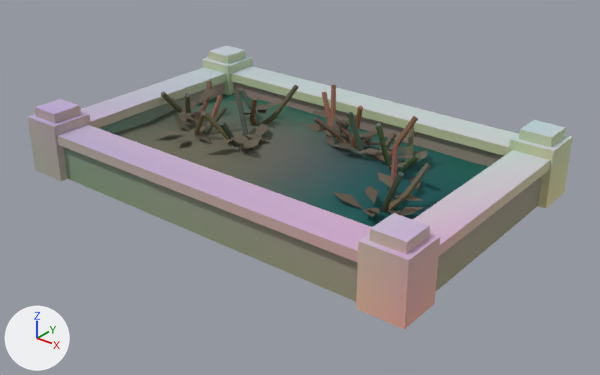
The glTF model assets/kit/garden_bed_dead.glb, before and after one commit.
Before and after are seen from a 50 mm camera at (2.44, -2.98, 1.83) aimed at (0.09, -0.05, 0.01). Lighting does not change. The marker at lower left points along +X, +Y and +Z. The picture after the commit comes second. Vertices at exactly the same position are counted once.

The first picture shows 'bed_coping', 'bed_curb', 'bed_soil', 'growth', 'stem_8_1', 'stem_8_2' and 24 more.
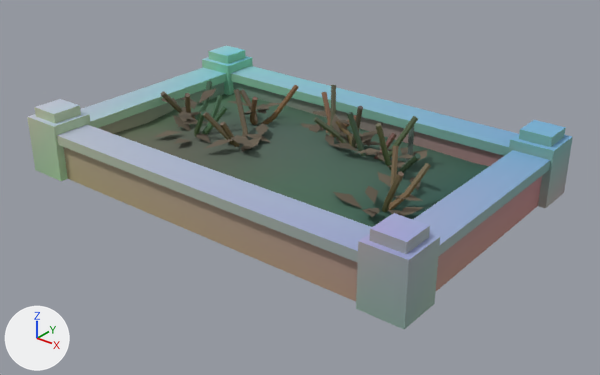
Location of each change, (x1, y1, x2, y2) in pixels of the pictures (600 x 375 px):
part 1 of me_bed_curb, recoloured: (64, 82, 542, 301) in both
part 2 of me_bed_coping, recoloured: (27, 46, 573, 330) in both
part 3 of me_stem_8_1, recoloured: (382, 202, 389, 212) in both
part 4 of me_stem_8_1, recoloured: (385, 175, 403, 204) in both
part 5 of me_stem_8_2, recoloured: (390, 146, 399, 203) in both
part 6 of me_growth, built on: (161, 88, 428, 217) in both

Patch to the scene script:
```diff
--- a/assets/kit/garden_bed_dead.glb.py
+++ b/assets/kit/garden_bed_dead.glb.py
@@ me_bed_curb @@
 me_bed_curb.from_pydata(...)  # 24 vertices, 48 faces; spans x -1.1..1.1, y -0.7..0.7, z 0.0..0.2
 # used by ob_bed_curb; location = (0.0, 0.0, 0.0)
+# me_bed_curb part 1: 48 faces centred in x -1.1..1.1, y -0.7..0.7, z 0.0..0.2 are repainted in the vertex colours, in many colours
 me_bed_curb.materials.append(mat_m_stone_dark)
@@ me_bed_coping @@
 me_bed_coping.from_pydata(...)  # 88 vertices, 144 faces; spans x -1.14..1.14, y -0.74..0.74, z 0.0..0.35
 # used by ob_bed_coping; location = (0.0, 0.0, 0.0)
+# me_bed_coping part 2: 144 faces centred in x -1.14..1.14, y -0.74..0.74, z 0.0..0.35 are repainted in the vertex colours, in many colours
 me_bed_coping.materials.append(mat_m_stone_trim)
@@ me_stem_8_1 @@
 me_stem_8_1.from_pydata(...)  # 18 vertices, 32 faces; spans x 0.688..0.825, y -0.297..-0.211, z 0.132..0.385
 # used by ob_stem_8_1; location = (0.0, 0.0, 0.0)
+# me_stem_8_1 part 3: 10 faces centred in x 0.692..0.737, y -0.261..-0.215, z 0.135..0.192 are repainted in the vertex colours; the middle colour goes from greyish green #9dc1b3 to green #b0e8b3
+# me_stem_8_1 part 4: 7 faces centred in x 0.761..0.798, y -0.29..-0.259, z 0.268..0.324 are repainted in the vertex colours; the middle colour goes from cyan #86c5c2 to pale green #c2e6c2
 me_stem_8_1.materials.append(mat_m_wood)
@@ me_stem_8_2 @@
 me_stem_8_2.from_pydata(...)  # 18 vertices, 32 faces; spans x 0.647..0.715, y -0.231..-0.08, z 0.133..0.405
 # used by ob_stem_8_2; location = (0.0, 0.0, 0.0)
+# me_stem_8_2 part 5: 13 faces centred in x 0.664..0.712, y -0.211..-0.107, z 0.168..0.345 are repainted in the vertex colours; the middle colour goes from pink #f3c1d4 to white #d6e8d4
 me_stem_8_2.materials.append(mat_m_wood)
@@ me_growth @@
 # used by ob_growth; location = (0.0, 0.0, 0.0)
-me_growth.from_pydata(...)  # 288 vertices, 144 faces; spans x -0.95..0.86, y -0.39..0.41, z 0.12..0.31
+me_growth.from_pydata(...)  # 288 vertices, 288 faces; spans x -0.95..0.86, y -0.39..0.41, z 0.12..0.31
+# me_growth part 6
+# 144 faces are deleted
+# 288 new faces join them
 me_growth.materials.append(mat_m_foliage)
```
